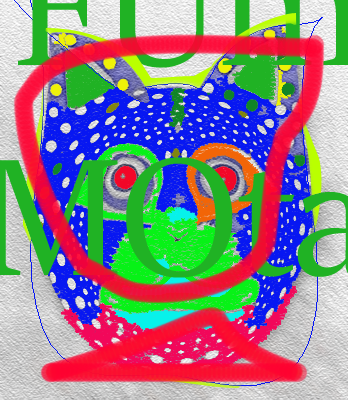
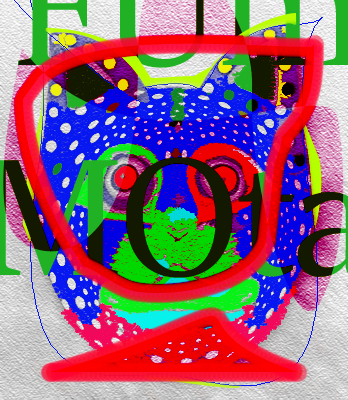
Revision of a layered w=348, h=400 image; what changed, layer by layer:
added layer "Layer 2" (color burn) above "Layer 1" over [3, 0, 344, 372]
